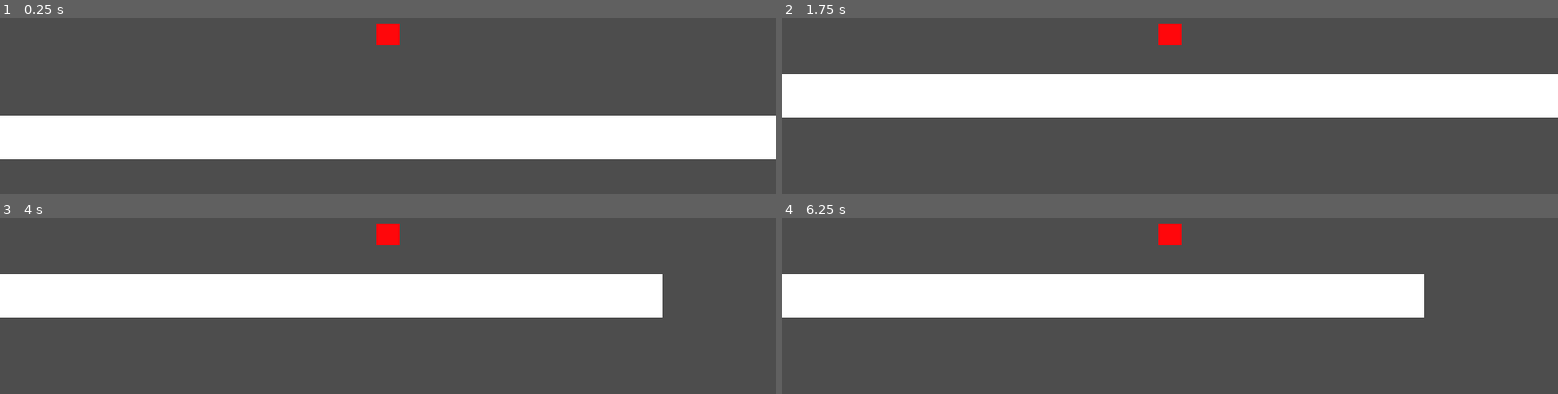
Above: before the commit, frames 1-4 (two rows, left to right).
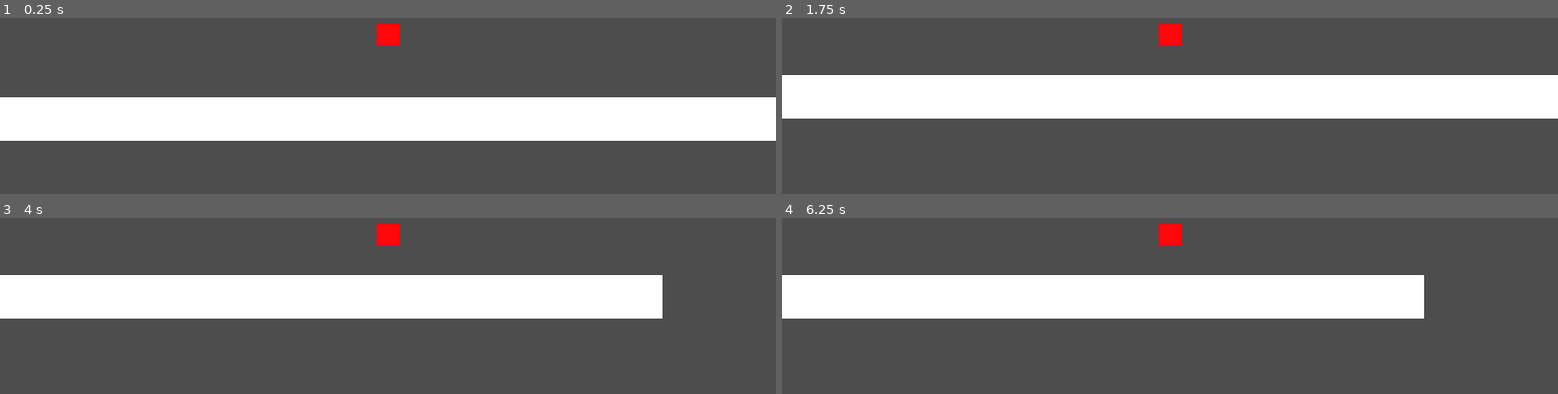
Above: after the commit, the same moments.

Repository: 0xBrandon/FeelBox
Game: Godot game, scene res://world.tscn
Two runs of this game, one before a commit and one after it. Both use one fixed random seed, a clock stepped at 60 frames per second and the inputs below.
Inputs:
- Up to frame 1 (0.25 s): no input
- Up to frame 2 (1.75 s): hold D (move_right) from 0.53 s (still down); tap Space (jump) at 0.77, 1.52 s
- Up to frame 3 (4 s): release D (move_right) at 2.03 s; hold A (move_left) 2.03-2.78 s; tap Enter at 2.75 s; hold D (move_right) from 2.78 s (still down); tap Space (jump) at 3.02, 3.77 s
- Up to frame 4 (6.25 s): release D (move_right) at 4.28 s; hold A (move_left) 4.28-5.03 s; tap Space (jump) at 4.52, 6.02 s; hold D (move_right) 5.03-5.78 s; hold A (move_left) from 5.78 s (still down)

The runs differ from the first frame. In frame 1, 21% of the frame differs, in the area x 0-100%, y 45-81%; in frame 2, 1.1%; in frame 3, 0.9%; in frame 4, 0.9%.

Commit message:
v3: Asymmetric gravity

Diff:
--- a/player.gd
+++ b/player.gd
@@ -7,12 +7,17 @@
 const AIR_FRICTION := 320.0
 
 const JUMP_VELOCITY := -520.0
-const JUMP_CUT      := 0.40    # <- the new one
-const GRAVITY       := 1400.0
+const JUMP_CUT      := 0.40
+
+const GRAVITY_RISE      := 1500.0   # while going up
+const GRAVITY_FALL      := 2900.0   # while coming down — almost twice as strong
+const APEX_SPEED        := 110.0    # "near the top of the arc" threshold
+const APEX_GRAVITY_MULT := 0.55     # gravity is weaker up there = hang time
+const MAX_FALL          := 1200.0   # terminal velocity
 
 
 func _physics_process(delta: float) -> void:
-	velocity.y += GRAVITY * delta
+	_apply_gravity(delta)
 
 	var direction := Input.get_axis("move_left", "move_right")
 	var accel     := ACCEL if is_on_floor() else AIR_ACCEL
@@ -26,8 +31,17 @@
 	if Input.is_action_just_pressed("jump") and is_on_floor():
 		velocity.y = JUMP_VELOCITY
 
-	# Let go while still rising? Kill most of the upward speed.
 	if Input.is_action_just_released("jump") and velocity.y < 0.0:
 		velocity.y *= JUMP_CUT
 
 	move_and_slide()
+
+
+func _apply_gravity(delta: float) -> void:
+	var g := GRAVITY_RISE if velocity.y < 0.0 else GRAVITY_FALL
+
+	# Near the apex, ease off. This is the single most "Nintendo" line in the file.
+	if absf(velocity.y) < APEX_SPEED:
+		g *= APEX_GRAVITY_MULT
+
+	velocity.y = minf(velocity.y + g * delta, MAX_FALL)
